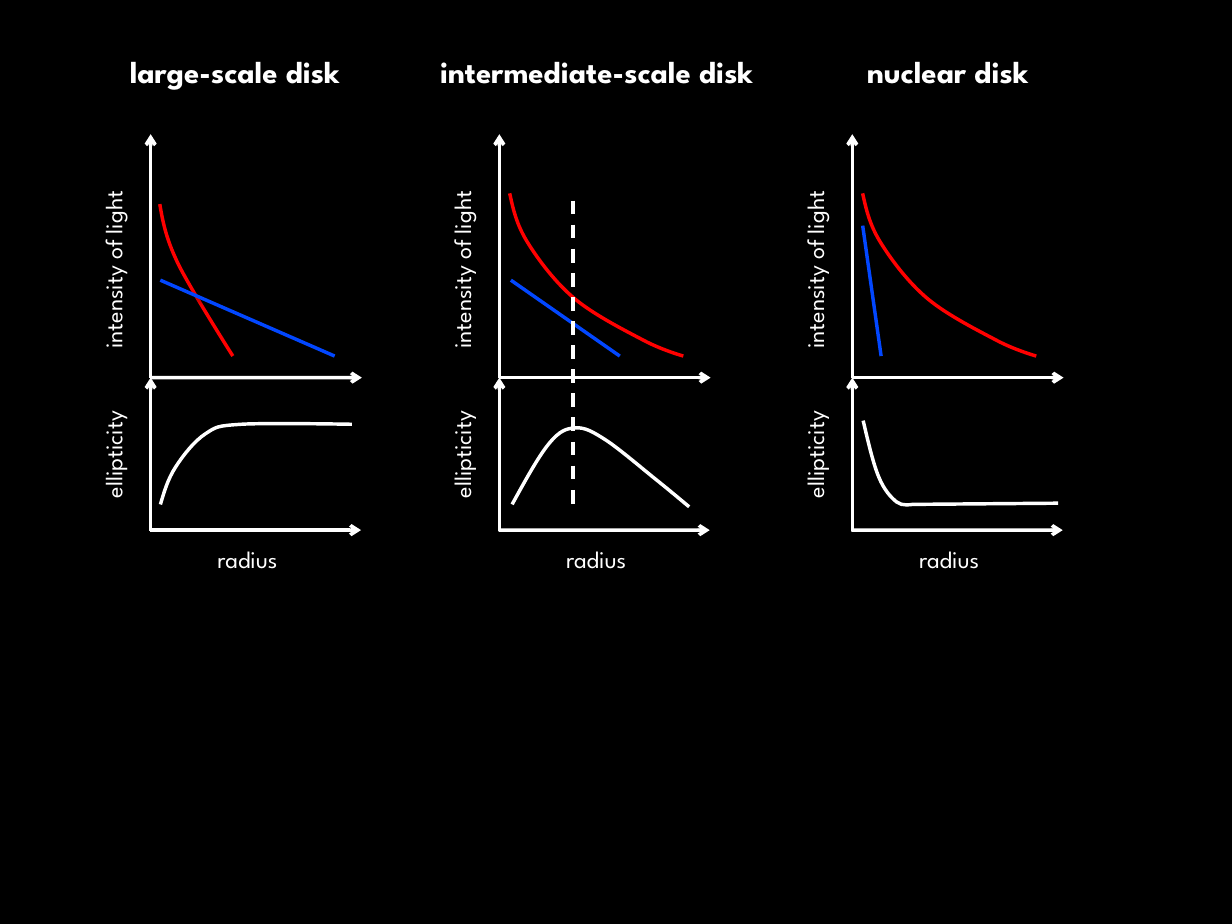
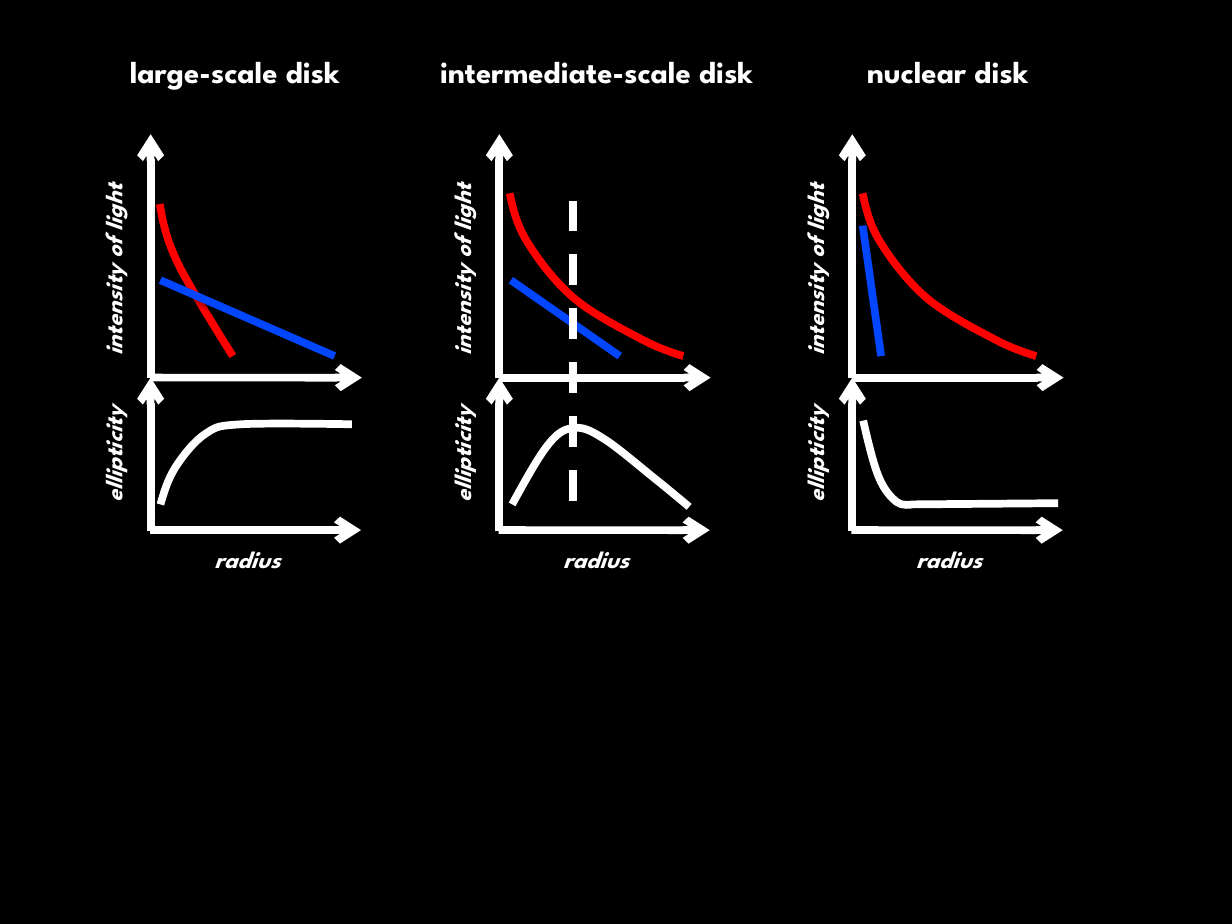
Before and after one commit to kryptonite0/galaxy_vivisection, a slide deck: slide 1 of papers/lentiptical/images/Presentation.pptx. Drawn at 1232x924 pixels with LibreOffice and Linux fonts; fonts in the diff are those of the drawing. Boxes give left, top, right and bottom in pixels: in the first picture for what was removed or moved away, otherwise in the second. Text is boxed around its words. In the diff, an @@ line names an element or a change of style, - is before the commit and + after.

```diff
--- a/papers/lentiptical/images/Presentation.pptx
+++ b/papers/lentiptical/images/Presentation.pptx
@@ arrow (150, 378) - (150, 134): stroke #FFFFFF 2 pt to #FFFFFF 4.5 pt @@
@@ arrow (499, 378) - (499, 134): stroke #FFFFFF 2 pt to #FFFFFF 4.5 pt @@
@@ arrow (853, 378) - (853, 134): stroke #FFFFFF 2 pt to #FFFFFF 4.5 pt @@
@@ line (573, 201) - (573, 511): stroke #FFFFFF 2 pt dashed to #FFFFFF 4.5 pt dashed @@
@@ outline #FF0000 2 pt to #FF0000 4.5 pt in 3 elements at [160,205,233,356], [510,193,684,356], [862,193,1036,356] @@
@@ line (862, 225) - (881, 356): stroke #0247FF 2 pt to #0247FF 4.5 pt @@
@@ line (160, 280) - (335, 356): stroke #0247FF 2 pt to #0247FF 4.5 pt @@
@@ line (511, 280) - (620, 356): stroke #0247FF 2 pt to #0247FF 4.5 pt @@
@@ bold on, italic on in 8 elements at [93,188,131,353], [215,551,281,569], [93,415,131,499], [442,188,480,353], [442,415,480,499], [795,188,833,353], [916,551,982,569], [795,415,833,499] @@
@@ arrow (150, 378) - (362, 378): stroke #FFFFFF 2 pt to #FFFFFF 4.5 pt @@
@@ arrow (150, 531) - (150, 378): stroke #FFFFFF 2 pt to #FFFFFF 4.5 pt @@
@@ arrow (499, 378) - (711, 378): stroke #FFFFFF 2 pt to #FFFFFF 4.5 pt @@
@@ arrow (499, 531) - (499, 378): stroke #FFFFFF 2 pt to #FFFFFF 4.5 pt @@
@@ arrow (853, 378) - (1063, 378): stroke #FFFFFF 2 pt to #FFFFFF 4.5 pt @@
@@ arrow (853, 531) - (853, 378): stroke #FFFFFF 2 pt to #FFFFFF 4.5 pt @@
@@ outline #FFFFFF 2 pt to #FFFFFF 4.5 pt in 3 elements at [160,424,351,505], [513,428,690,506], [864,420,1058,504] @@
@@ arrow (150, 530) - (361, 530): stroke #FFFFFF 2 pt to #FFFFFF 4.5 pt @@
@@ arrow (499, 530) - (710, 530): stroke #FFFFFF 2 pt to #FFFFFF 4.5 pt @@
@@ rectangle "radius": place and size @@
-rectangle "radius" at [566,551,626,569]
+rectangle "radius" at [546,538,648,580]
@@ rectangle "radius" at [546,538,648,580]: bold on, italic on; outline none to #000000 4.5 pt @@
@@ arrow (851, 530) - (1063, 530): stroke #FFFFFF 2 pt to #FFFFFF 4.5 pt @@
```
Also in this commit, not shown: 9 other files.
